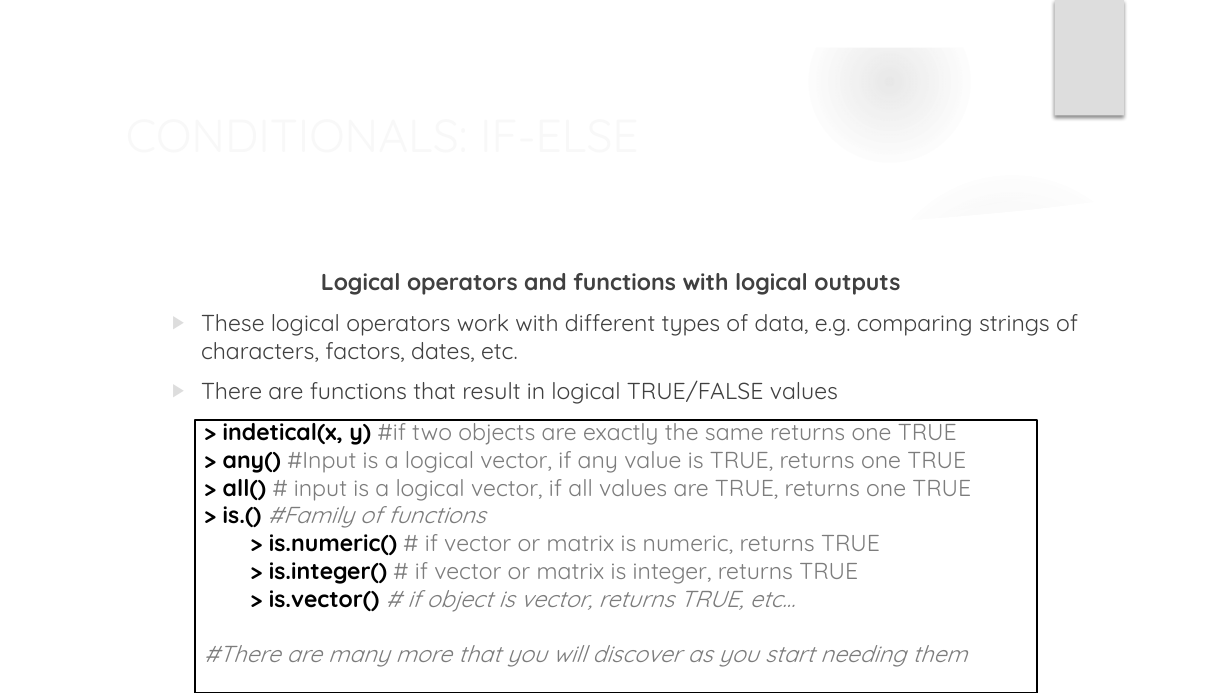
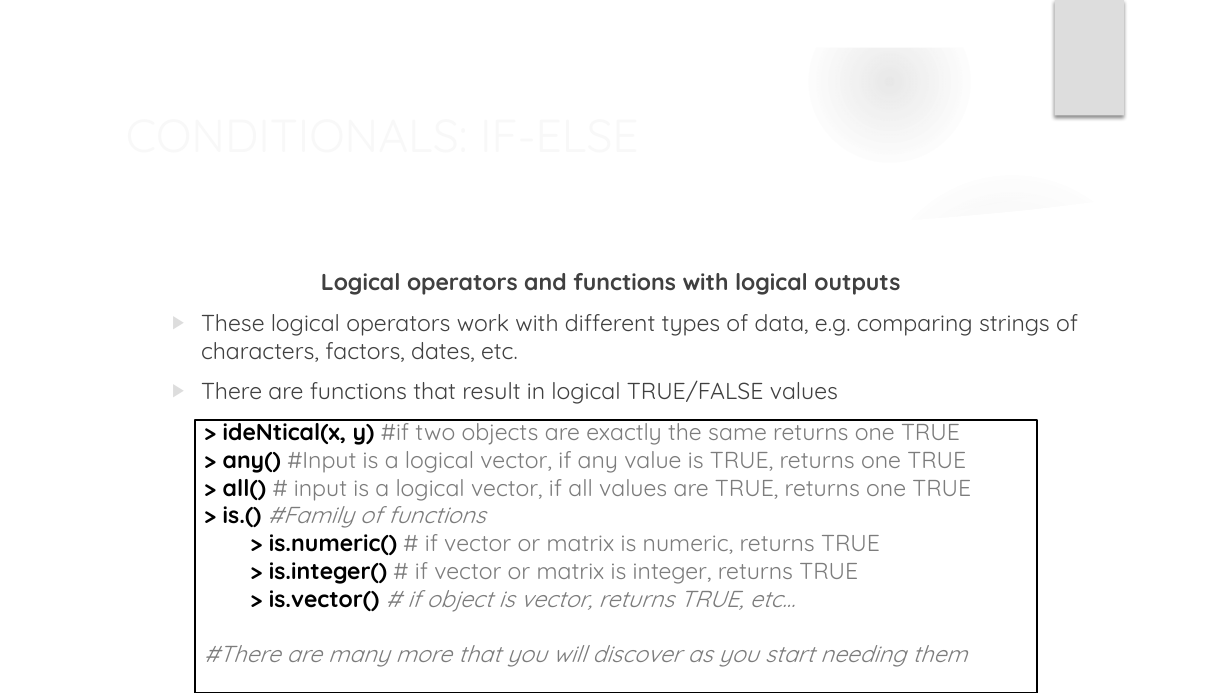
Before and after one commit to ComputerScienceinModernBiology/2021_Loops_and_Functions, a slide deck: slide 16 of LOOPS AND FUNCTIONS IN R.pptx. Drawn at 1232x693 pixels with LibreOffice and Linux fonts; fonts in the diff are those of the drawing; background and template pictures are left out. Boxes give left, top, right and bottom in pixels: in the first picture for what was removed or moved away, otherwise in the second. Text is boxed around its words. In the diff, an @@ line names an element or a change of style, - is before the commit and + after.

```diff
--- a/LOOPS AND FUNCTIONS IN R.pptx
+++ b/LOOPS AND FUNCTIONS IN R.pptx
@@ text in rectangle at [223, 419, 960, 445]: text changed @@
-> indetical(x, y) #if two objects are exactly the same returns one TRUE
+> ideNtical(x, y) #if two objects are exactly the same returns one TRUE
```
Also in this commit, not shown: 2 other slides changed, 1 slide added, 16 slides removed, 13 other files.
